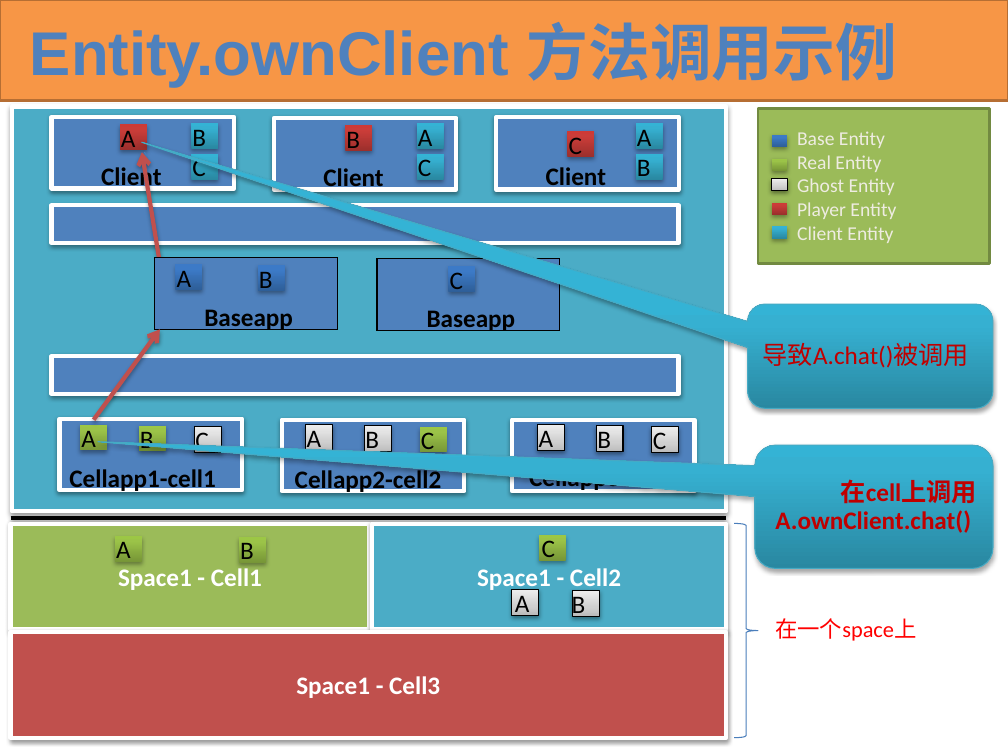
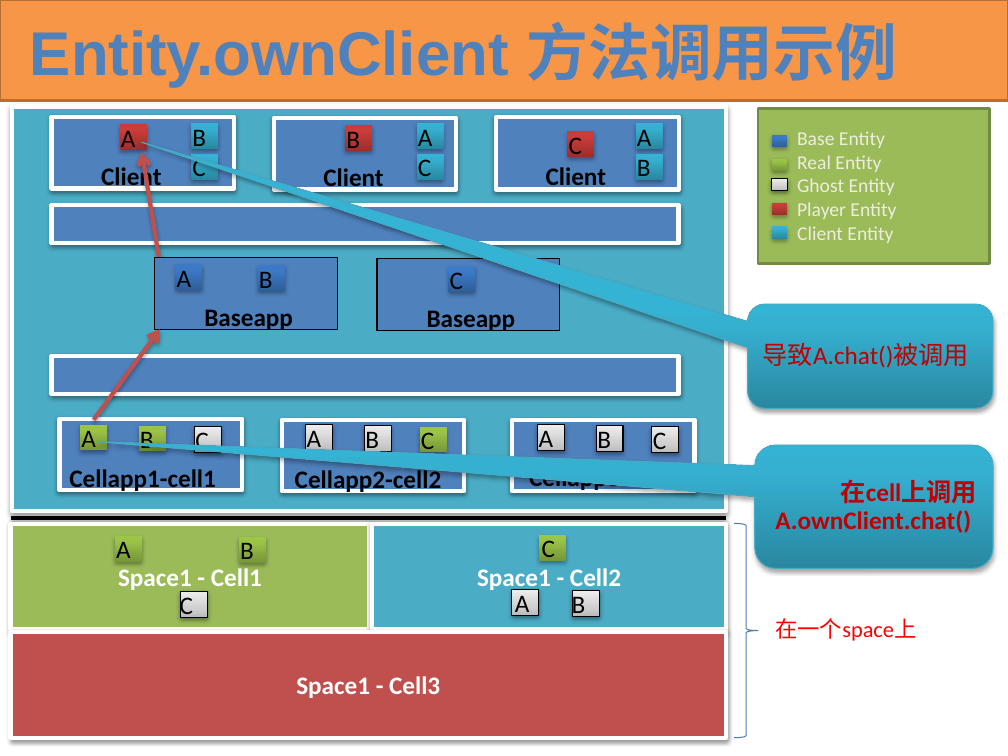
Before and after one commit to kbengine/kbengine, a slide deck: slide 78 of docs/KBEngine overview(cn).pptx. Drawn at 1008x756 pixels with LibreOffice and Linux fonts; fonts in the diff are those of the drawing. Boxes give left, top, right and bottom in pixels: in the first picture for what was removed or moved away, otherwise in the second. Text is boxed around its words. In the diff, an @@ line names an element or a change of style, - is before the commit and + after.

```diff
--- a/docs/KBEngine overview(cn).pptx
+++ b/docs/KBEngine overview(cn).pptx
@@ rectangle added at bbox=[180, 592, 208, 617], fill gradient #BDBDBD to #D1D1D1 to #EEEEEE, outline #000000 0.75 pt @@
@@ text added at bbox=[180, 594, 193, 621], 18 pt, text #000000 @@
+C
```
Also in this commit, not shown: 7 other slides changed.
